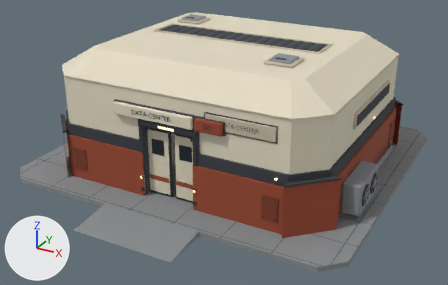
The glTF model art-source/predios-colonia-v001/export/data-center-v002.glb as it was, and as the next commit left it.
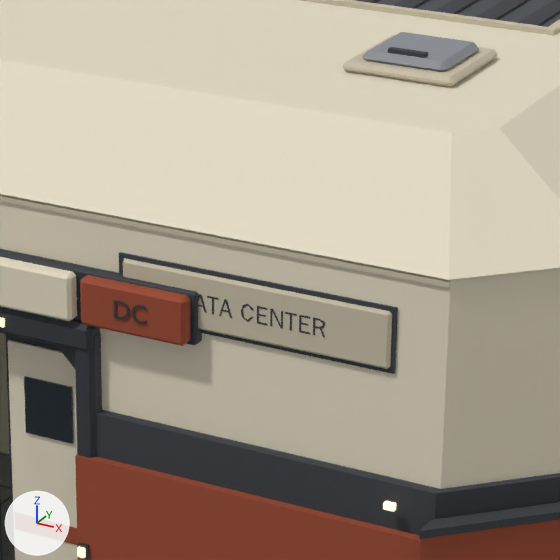
Each version appears first whole from a camera (50 mm lens) standing at (9.16, -17.43, 8.96) and looking at (0.21, -1.16, 0.83), and next in a close-up on the part from 39% to 72% of the width and 16% to 68% of the height. Arrows for +X, +Y and +Z are at lower left; the lights stay in place. The last two pictures show the newer version. Where no turn or scale is listed for an object, it has been applied to the vertices. Vertices at exactly the same position are counted once.

The first close-up shows 'Building_Floor', 'Building_Roof', 'DoorS_LeafR', 'Fundo_Letreiro', 'Furniture', 'Padrao_ARQ_Control_Portal_S_South', 'Placa', 'Placa.001', 'Wall_S' and 4 more.
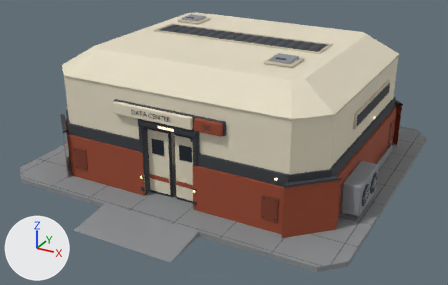
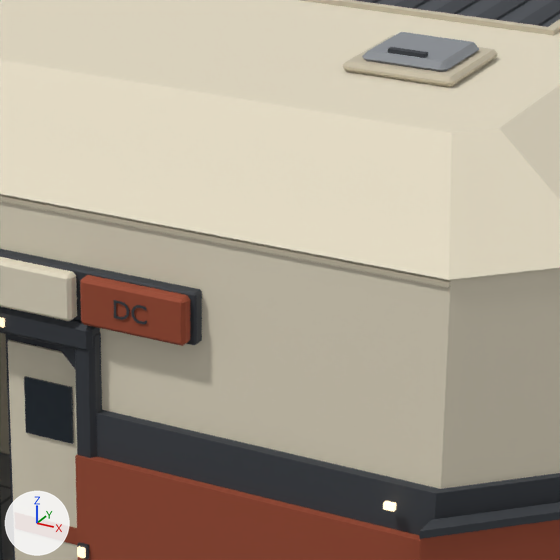
Where the change shows, as pixel boxes [x1, y1, x2, y2] in the close-ups (560 x 560 px):
part 1 of me_wall_s_001, deleted: before [119, 252, 398, 374]

What the commit changed:
me_wall_s_001 is used by ob_wall_s; parent ob_datacenter; location (0.0, 0.0, 0.0).
me_wall_s_001 had 371 vertices, 453 faces and spanned x -3.7..4.84, y -4.34..-3.2, z 0.0..3.3.
me_wall_s_001 now has 216 vertices, 298 faces and spans x -3.7..4.84, y -4.34..-3.2, z 0.0..3.3.
me_wall_s_001 part 1: 12 loose pieces with 155 vertices, spanning x 1.17..3.33, y -4.05..-3.99, z 2.54..3.02, are deleted.
